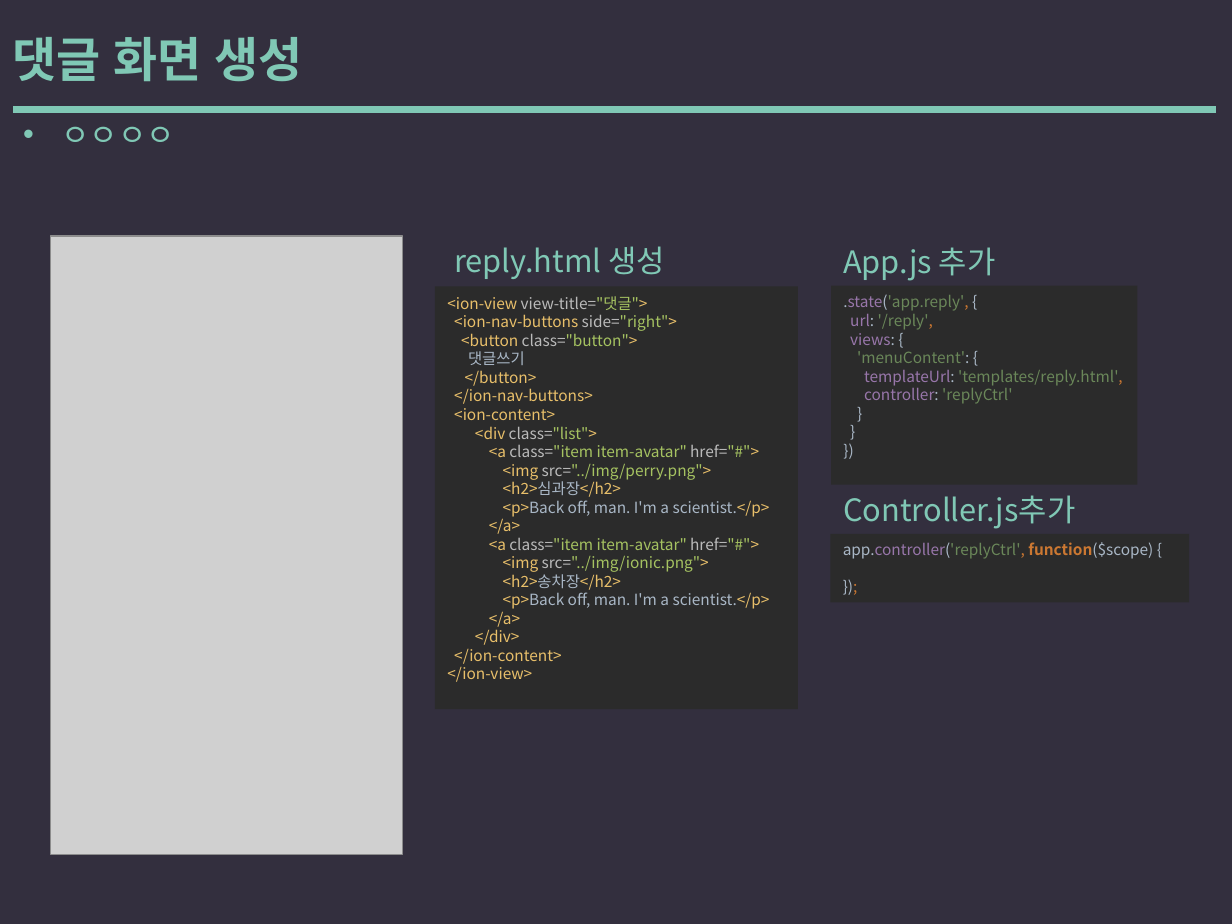
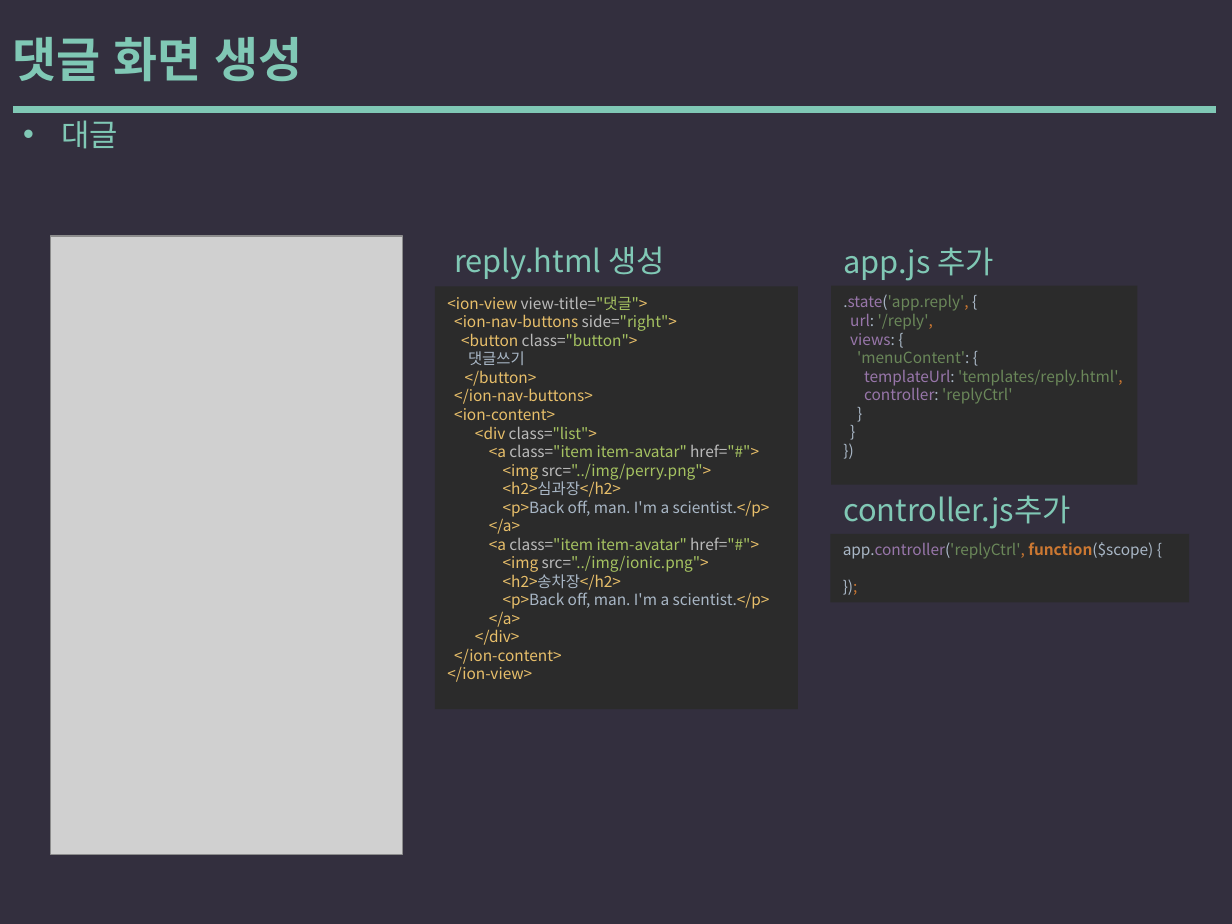
Before and after one commit to yysstory/mozzi, a slide deck: slide 35 of DOCS/1.pptx. Drawn at 1232x924 pixels with LibreOffice and Linux fonts; fonts in the diff are those of the drawing; grey boxes stand for pictures. Boxes give left, top, right and bottom in pixels: in the first picture for what was removed or moved away, otherwise in the second. Text is boxed around its words. In the diff, an @@ line names an element or a change of style, - is before the commit and + after.

```diff
--- a/DOCS/1.pptx
+++ b/DOCS/1.pptx
@@ text at box(62, 120, 119, 149): text changed @@
-• ㅇㅇㅇㅇ
+• 대글
@@ text at box(843, 247, 995, 281): text changed @@
-App.js 추가
+app.js 추가
@@ text at box(843, 495, 1071, 529): text changed @@
-Controller.js추가
+controller.js추가
```
Also in this commit, not shown: 4 other slides changed.
